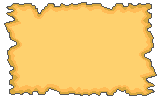
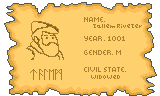
Before/after of a 160 × 96 layered artwork. What changed in the layer stack:
added layer "Layer 4" above "Layer 5" over [84, 67, 126, 79]
added layer "Layer 5" above "Layer 6" over [84, 50, 121, 55]
added layer "Layer 6" above "Layer 3" over [84, 36, 125, 41]
added layer "Layer 3" above "Layer 1" over [26, 17, 142, 80]
